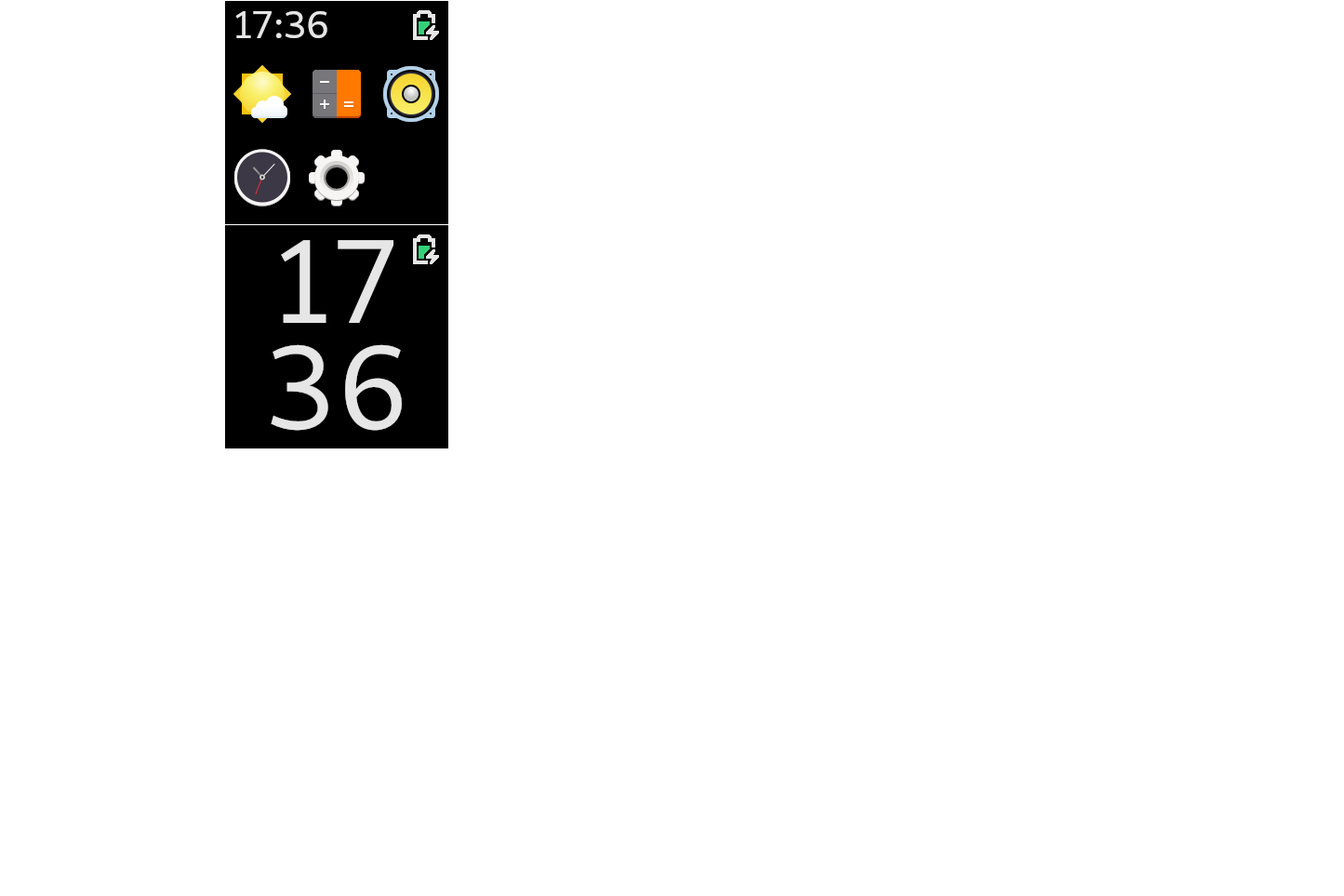
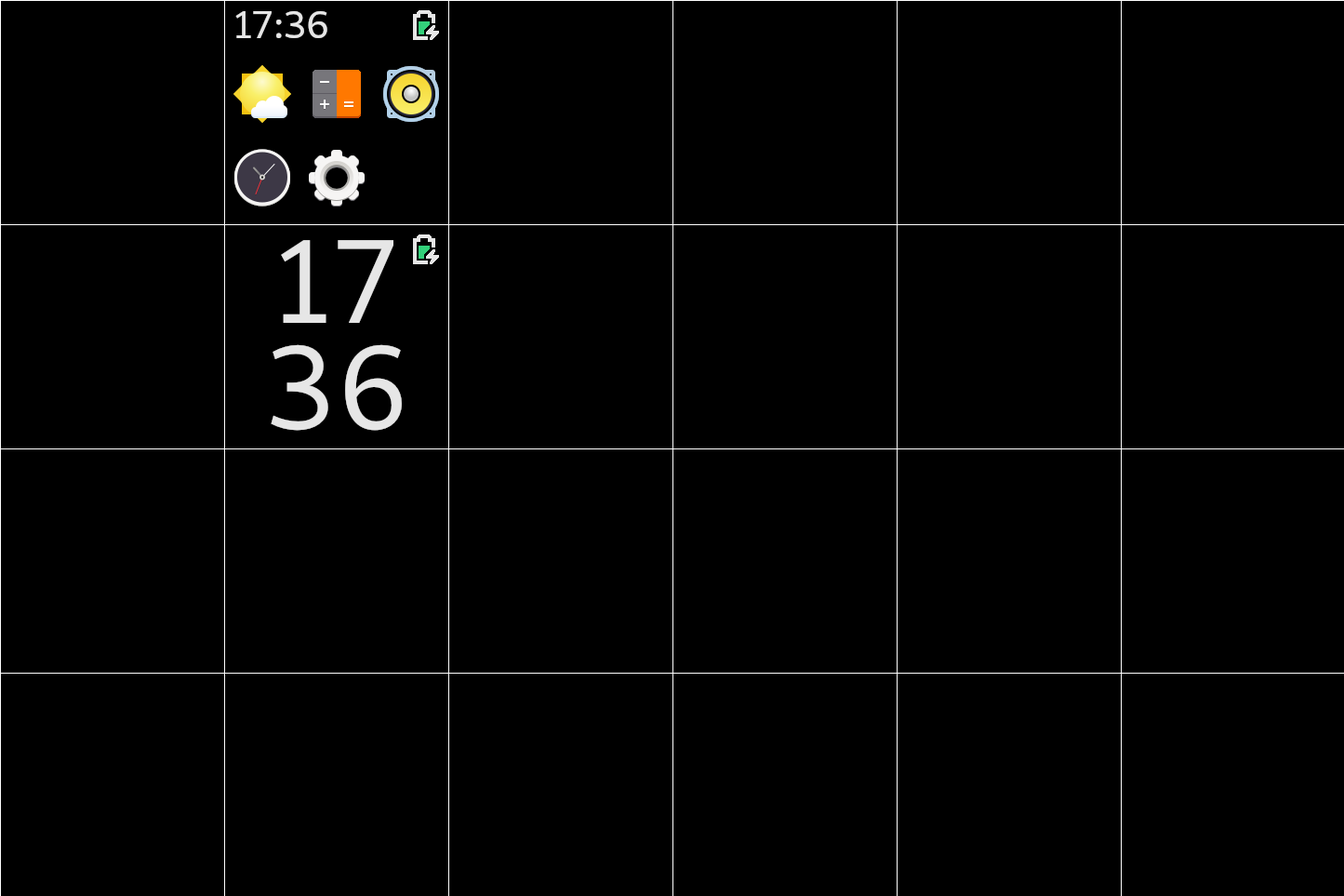
Revision of a layered (1344, 896) image; what changed, layer by layer:
added layer "Background" over (0, 0, 1344, 896)
